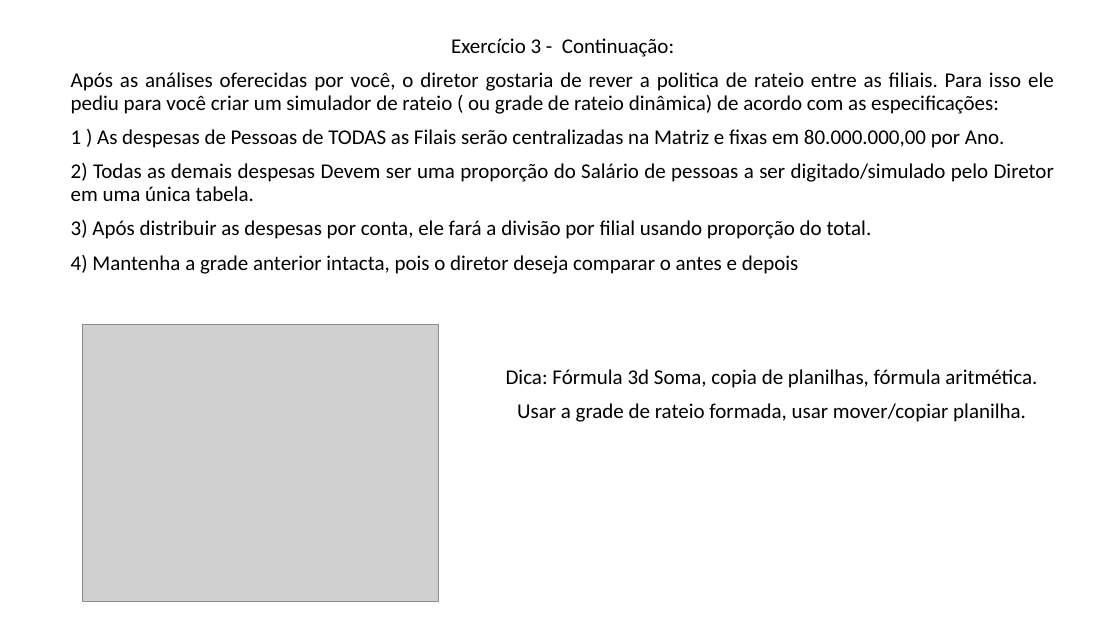
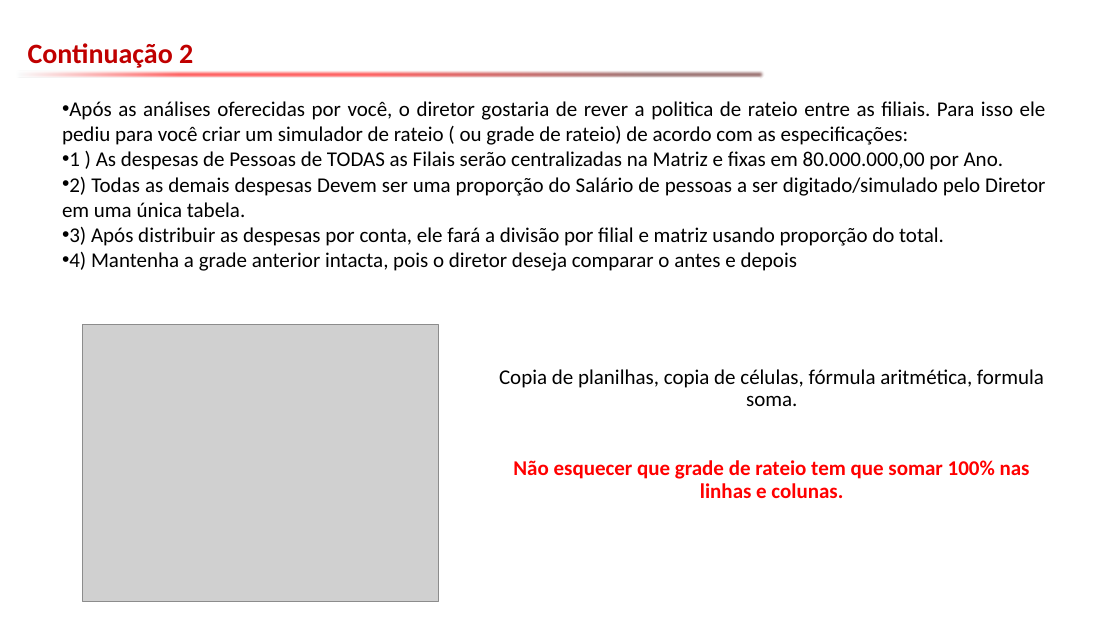
Before and after one commit to emerson-fenrir/Excel_Basico, a slide deck: slide 40 of Aula2.pptx (slide 33 before the commit). Drawn at 1120x630 pixels with LibreOffice and Linux fonts; fonts in the diff are those of the drawing; grey boxes stand for pictures; background and template pictures are left out. Boxes give left, top, right and bottom in pixels: in the first picture for what was removed or moved away, otherwise in the second. Text is boxed around its words. In the diff, an @@ line names an element or a change of style, - is before the commit and + after.

```diff
--- a/Aula2.pptx
+++ b/Aula2.pptx
@@ text added at (x1=28, y1=43, x2=193, y2=68), 24 pt, text #C00000, bold @@
+Continuação 2
@@ right arrow added at (x1=16, y1=68, x2=765, y2=81), fill gradient #F6FBFC to #FF0000 to #632523 @@
@@ subtitle "Após as análises oferecidas por ..." moved from (x1=71, y1=38, x2=1054, y2=274) to (x1=62, y1=101, x2=1046, y2=271) @@
@@ subtitle at (x1=62, y1=101, x2=1046, y2=145): text changed @@
-Exercício 3 - Continuação:
-Após as análises oferecidas por você, o diretor gostaria de rever a politica de rateio entre as filiais. Para isso ele pediu para você criar um simulador de rateio ( ou grade de rateio dinâmica) de acordo com as especificações:
+• Após as análises oferecidas por você, o diretor gostaria de rever a politica de rateio entre as filiais. Para isso ele pediu para você criar um simulador de rateio ( ou grade de rateio) de acordo com as especificações:
@@ subtitle at (x1=62, y1=151, x2=1045, y2=271): bullet none to •; line spacing 0.9 to 1; less space between paragraphs @@
@@ subtitle at (x1=69, y1=227, x2=944, y2=246): text changed @@
-3) Após distribuir as despesas por conta, ele fará a divisão por filial usando proporção do total.
+• 3) Após distribuir as despesas por conta, ele fará a divisão por filial e matriz usando proporção do total.
@@ text at (x1=499, y1=369, x2=1044, y2=498): text changed @@
-Dica: Fórmula 3d Soma, copia de planilhas, fórmula aritmética.
-Usar a grade de rateio formada, usar mover/copiar planilha.
+Copia de planilhas, copia de células, fórmula aritmética, formula soma.
+Não esquecer que grade de rateio tem que somar 100% nas linhas e colunas.
```
Also in this commit, not shown: 32 other slides changed, 11 slides added, 3 slides removed, 2 other files.
